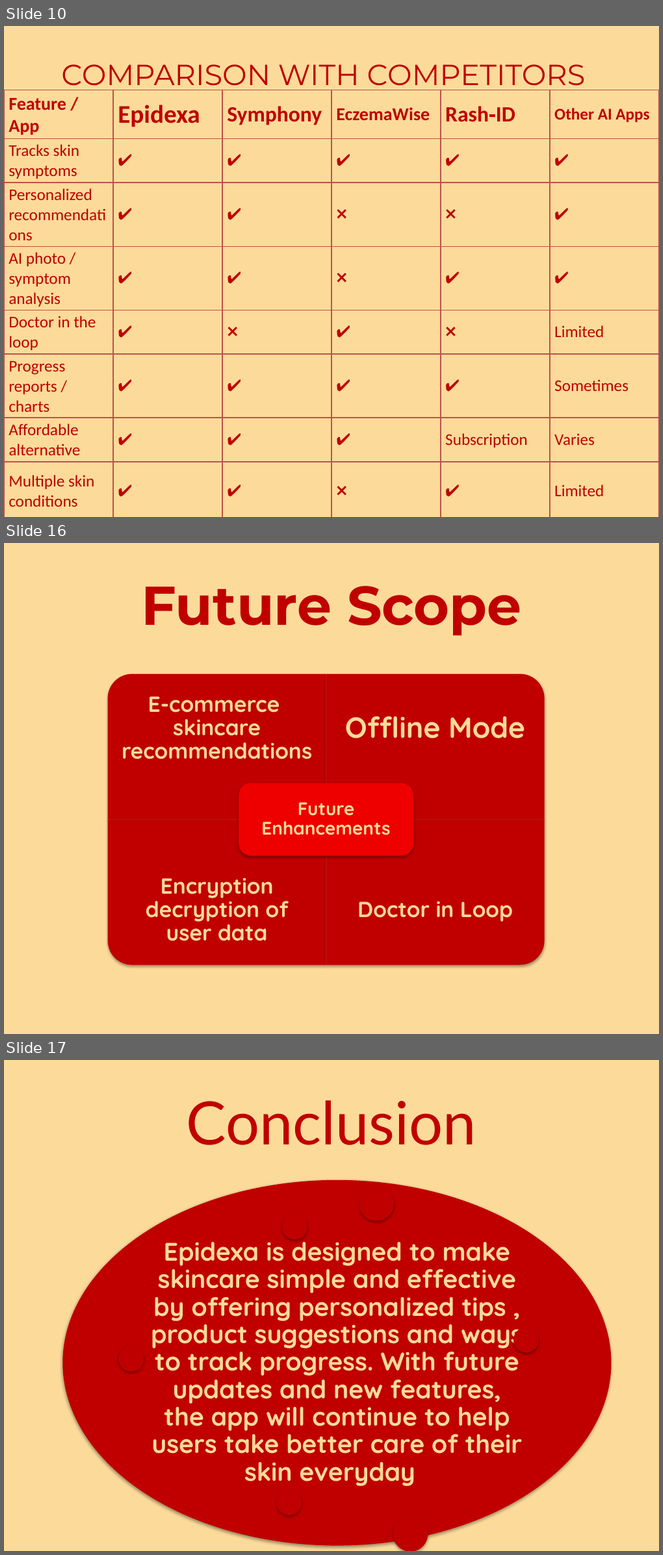
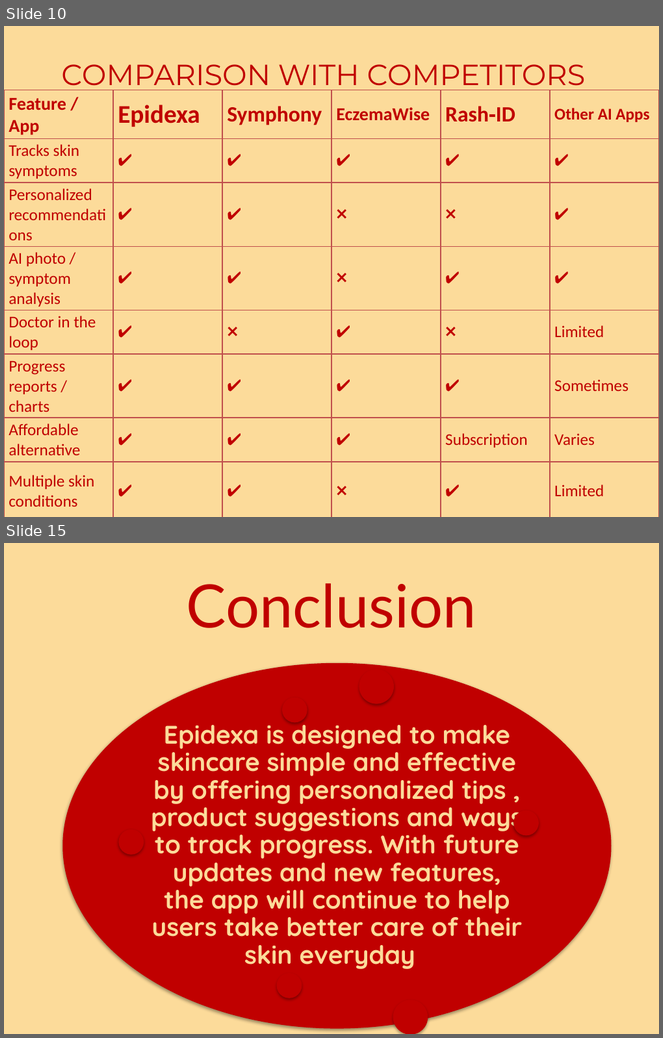
Before and after one commit to Klassic-Mak/epidexa, a slide deck: EPIDEXA.pptm. Shown one above the other, each under a label of ours: slides 10, 16 and 17 before the commit, slides 10 and 15 after it; the slides between them are not shown. The pictures are 663x1555 and 663x1038 pixels, drawn with LibreOffice and Linux fonts; fonts in the diff are those of the drawing. Boxes give left, top, right and bottom in pixels: in the first picture for what was removed or moved away, otherwise in the second. Text is boxed around its words. In the diff, an @@ line names an element or a change of style, - is before the commit and + after.

```diff
--- a/EPIDEXA.pptm
+++ b/EPIDEXA.pptm
@@ slide 16 removed at [4,543,659,1034], background #FCDB9A @@
@@ title removed at [141,586,522,636] @@
-Future Scope
@@ group removed at [107,674,545,965]: 5 texts, 4 round rects, 1 rounded rectangle @@
-E-commerce skincare recommendations
-Offline Mode
-Encryption decryption of user data
-Doctor in Loop
-Future Enhancements
@@ what was slide 17 is now slide 15 @@
```
Also in this commit, not shown: 3 slides changed, 3 slides added, 4 other slides removed.
